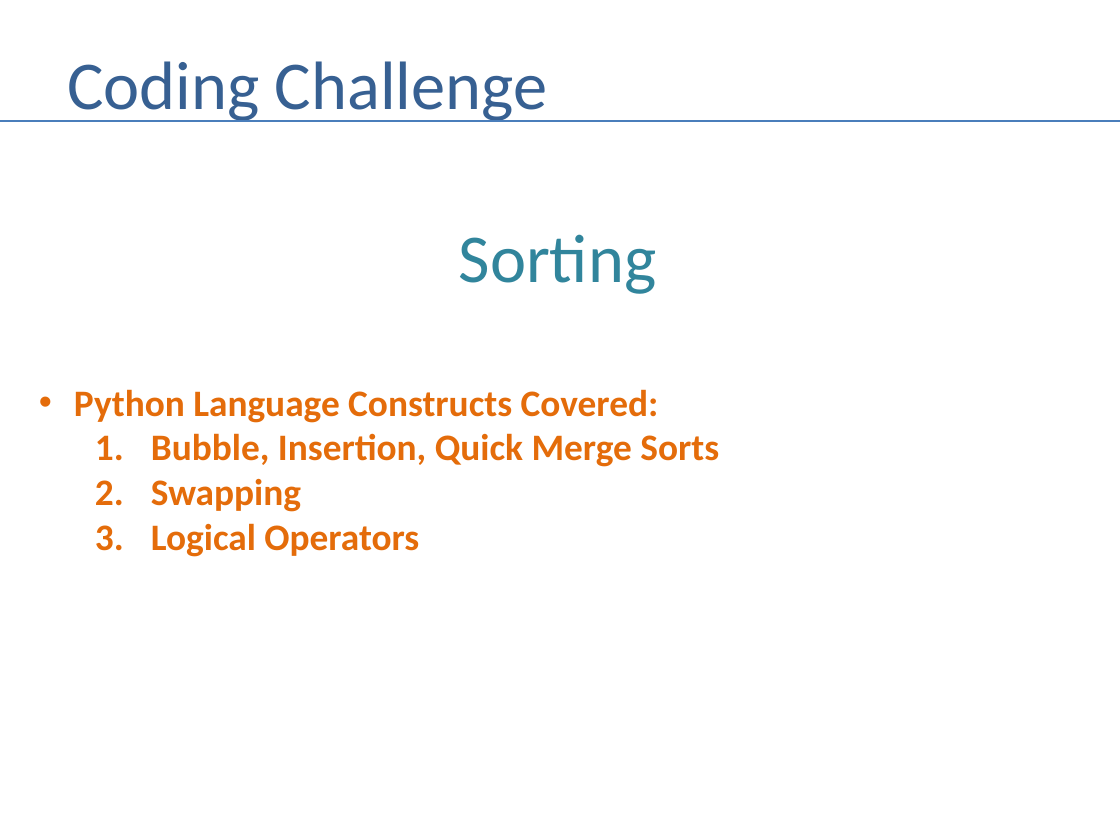
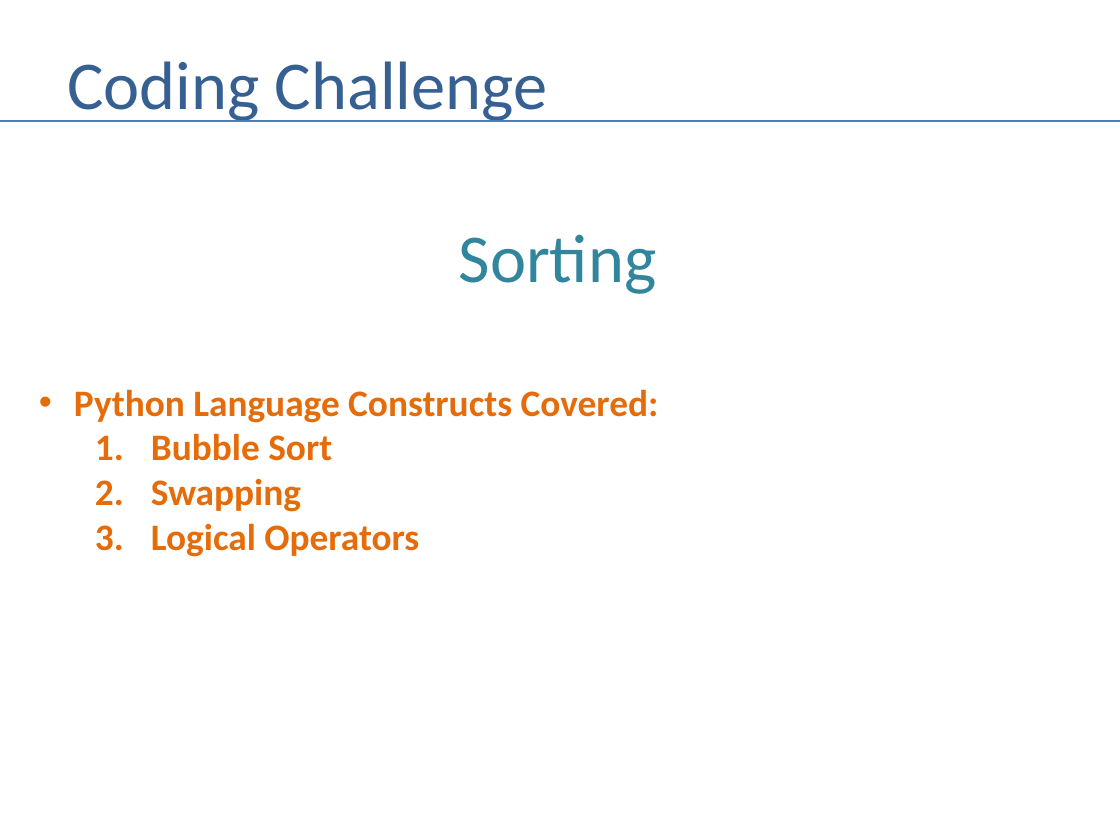
Before and after one commit to andrewferlitsch/Portland-Data-Science-Group, a slide deck: slide 61 of Presentations/Whiteboarding.pptx (slide 62 before the commit). Drawn at 1120x840 pixels with LibreOffice and Linux fonts; fonts in the diff are those of the drawing. Boxes give left, top, right and bottom in pixels: in the first picture for what was removed or moved away, otherwise in the second. Text is boxed around its words. In the diff, an @@ line names an element or a change of style, - is before the commit and + after.

```diff
--- a/Presentations/Whiteboarding.pptx
+++ b/Presentations/Whiteboarding.pptx
@@ text at (x1=151, y1=433, x2=332, y2=461): text changed @@
-  1. Bubble, Insertion, Quick Merge Sorts
+  1. Bubble Sort
```
Also in this commit, not shown: 2 other slides changed, 1 slide removed.
